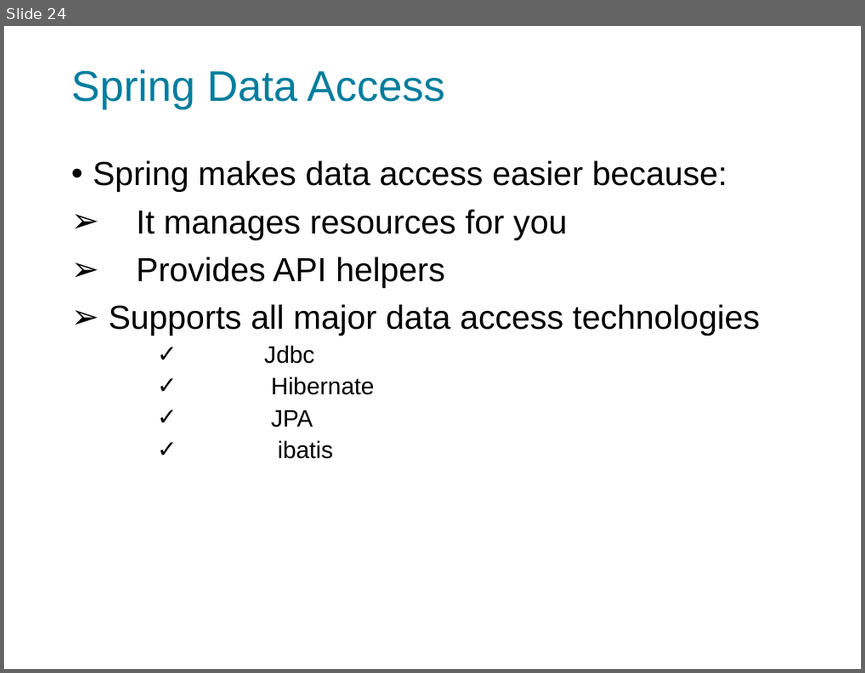
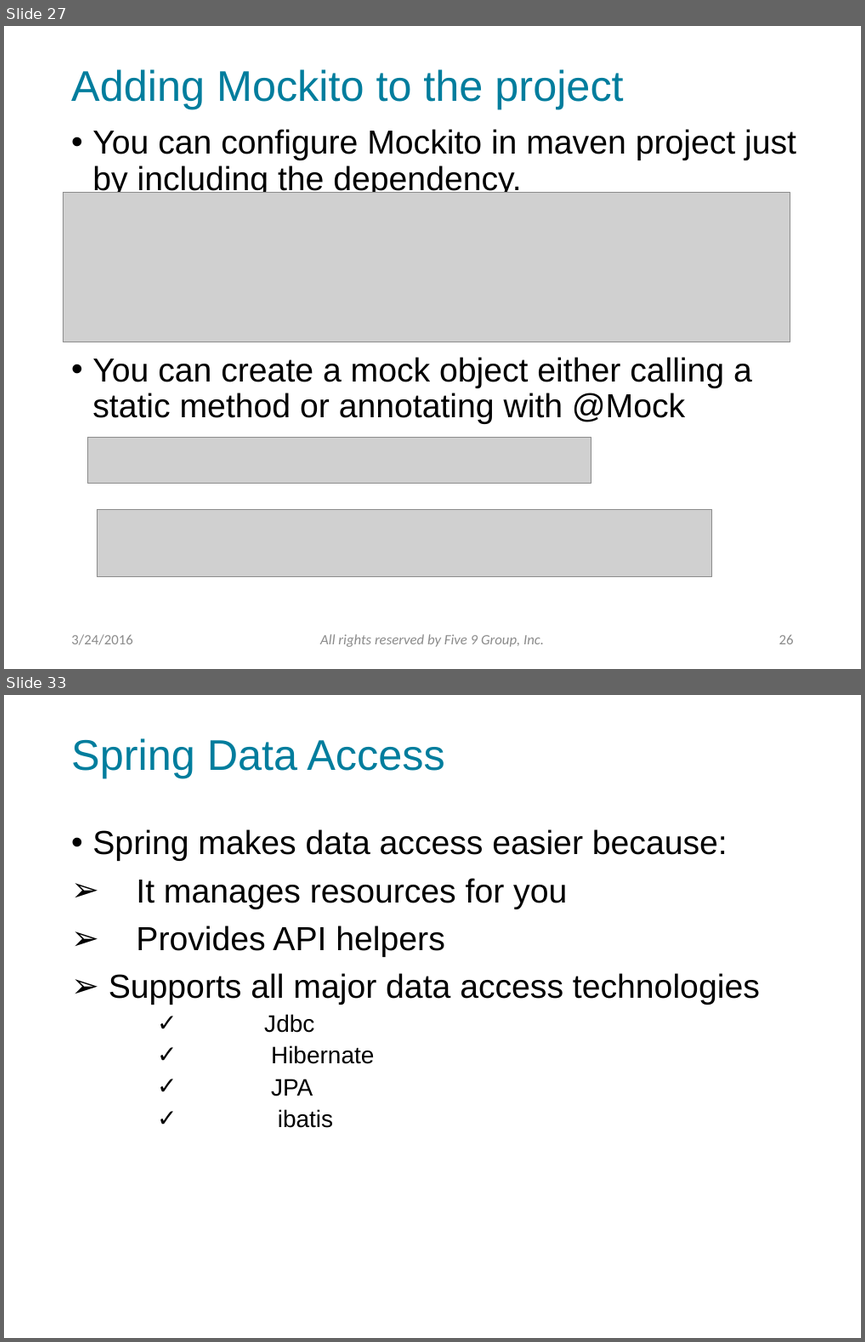
Before and after one commit to f9group/Training, a slide deck: PowerPoints/SpringFramework.pptx. Shown one above the other, each under a label of ours: slide 24 before the commit, slides 27 and 33 after it; the slides between them are not shown. The pictures are 865x673 and 865x1342 pixels, drawn with LibreOffice and Linux fonts; fonts in the diff are those of the drawing; grey boxes stand for pictures; background and template pictures are left out. Boxes give left, top, right and bottom in pixels: in the first picture for what was removed or moved away, otherwise in the second. Text is boxed around its words. In the diff, an @@ line names an element or a change of style, - is before the commit and + after.

```diff
--- a/PowerPoints/SpringFramework.pptx
+++ b/PowerPoints/SpringFramework.pptx
@@ slide 27 added at (4, 26, 861, 669), background picture (left out) @@
@@ title added at (71, 69, 623, 109), 36 pt, text #007D9D @@
+Adding Mockito to the project
@@ text added at (92, 129, 796, 424), 28 pt, text #000000 @@
+• You can configure Mockito in maven project just by including the dependency.
+• You can create a mock object either calling a static method or annotating with @Mock
@@ picture added at (64, 193, 789, 341) @@
@@ picture added at (88, 437, 591, 482) @@
@@ picture added at (97, 510, 711, 576) @@
@@ text added at (71, 634, 132, 645), 12 pt, text #8C8C8C @@
+3/24/2016
@@ text added at (320, 634, 544, 646), 12 pt, text #8C8C8C, italic @@
+All rights reserved by Five 9 Group, Inc.
@@ page number added at (779, 635, 794, 644), 12 pt, text #8C8C8C @@
+26
@@ what was slide 24 is now slide 33 @@
```
Also in this commit, not shown: 41 slides changed, 25 other slides added, 1 other file.
